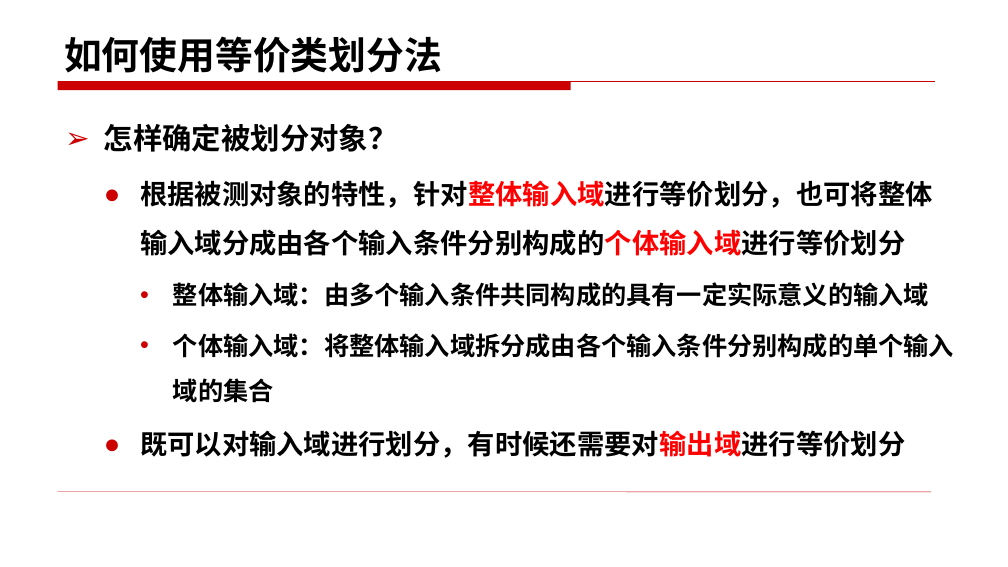
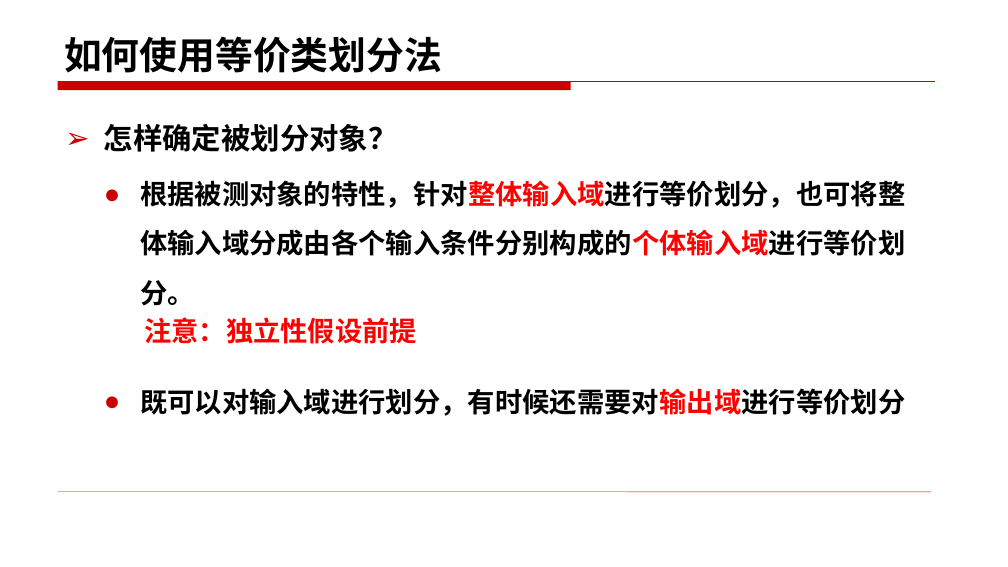
Before and after one commit to edu2act/course-foundation-software-tesing, a slide deck: slide 15 of materials/slides/3.1.pptx. Drawn at 1008x567 pixels with LibreOffice and Linux fonts; fonts in the diff are those of the drawing. Boxes give left, top, right and bottom in pixels: in the first picture for what was removed or moved away, otherwise in the second. Text is boxed around its words. In the diff, an @@ line names an element or a change of style, - is before the commit and + after.

```diff
--- a/materials/slides/3.1.pptx
+++ b/materials/slides/3.1.pptx
@@ text at box(140, 180, 905, 306): text changed; size 24 to 26 pt @@
-  ● 根据被测对象的特性，针对整体输入域进行等价划分，也可将整体输入域分成由各个输入条件分别构成的个体输入域进行等价划分
-    • 整体输入域：由多个输入条件共同构成的具有一定实际意义的输入域
-    • 个体输入域：将整体输入域拆分成由各个输入条件分别构成的单个输入域的集合
+  ● 根据被测对象的特性，针对整体输入域进行等价划分，也可将整体输入域分成由各个输入条件分别构成的个体输入域进行等价划分。
@@ text added at box(144, 317, 417, 344), 26 pt, text #FF0000, bold @@
+注意：独立性假设前提
```
Also in this commit, not shown: 24 other slides changed, 5 slides added, 6 slides removed, 36 other files.
